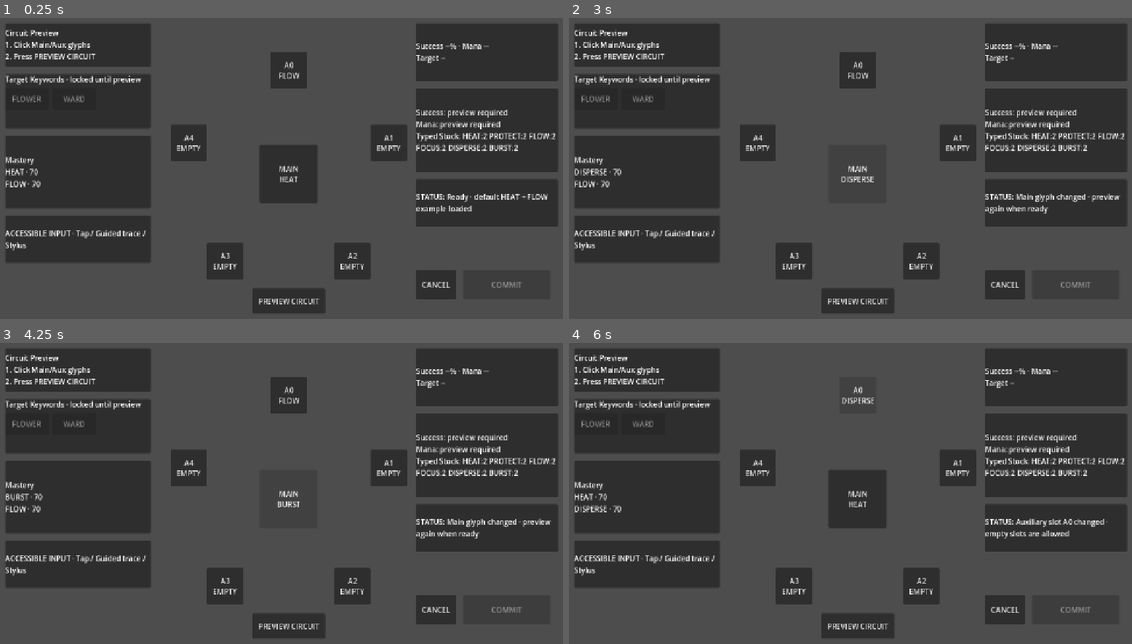
Above: before the commit, frames 1-4 (two rows, left to right).
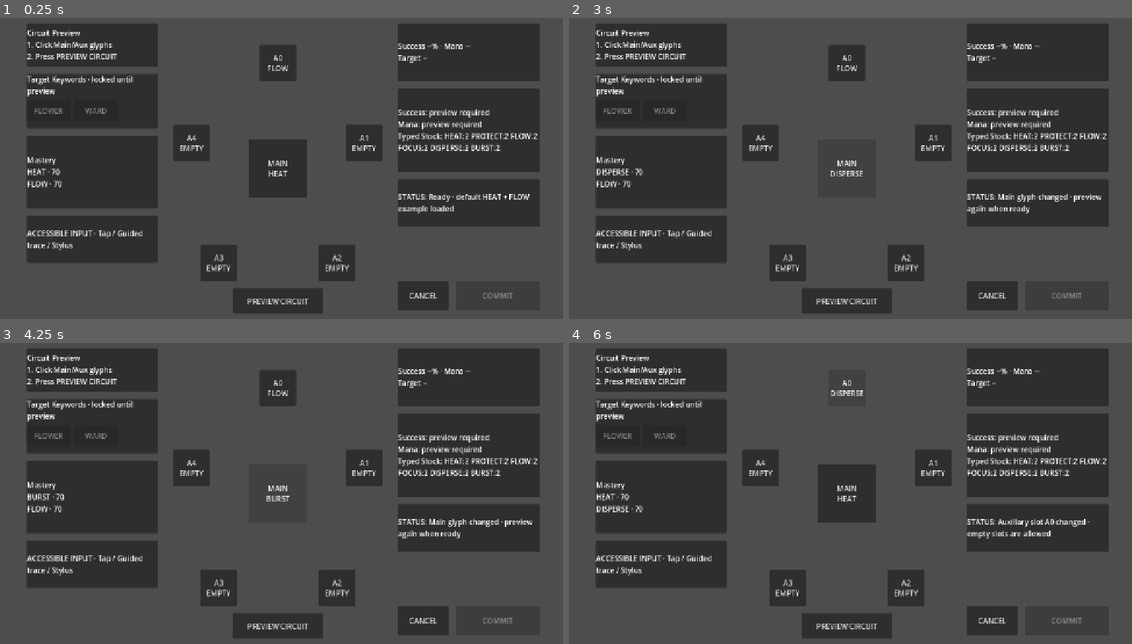
Above: after the commit, the same moments.

Repository: alsdmlals4-eng/GRIMOIRE-
Game: Godot game, scene res://src/ui/star_circuit_harness.tscn
Same seed, same stepped clock (60 frames per second), same inputs: the game is played once before the commit and once after it.
Inputs:
- Up to frame 1 (0.25 s): no input
- Up to frame 2 (3 s): click "MAIN HEAT" at 0.5 s; click "MAIN PROTECT" at 1.25 s; click "MAIN FLOW" at 2 s; click "MAIN FOCUS" at 2.75 s
- Up to frame 3 (4.25 s): click "MAIN DISPERSE" at 3.5 s
- Up to frame 4 (6 s): click "MAIN BURST" at 4.25 s; click "A0 FLOW" at 5 s; click "A0 FOCUS" at 5.75 s

The runs differ from the first frame. In frame 1, 16% of the frame differs, in the area x 1-99%, y 1-99%; in frame 2, 15%; in frame 3, 15%; in frame 4, 16%.

Commit message:
fix: anchor star harness layout to viewport safe areas

Diff:
--- a/src/ui/star_circuit_harness.tscn
+++ b/src/ui/star_circuit_harness.tscn
@@ -24,11 +24,15 @@
 grow_vertical = 2
 
 [node name="CenterGlyph" type="Button" parent="SafeArea"]
-layout_mode = 0
-offset_left = 576.0
-offset_top = 284.0
-offset_right = 704.0
-offset_bottom = 412.0
+layout_mode = 1
+anchor_left = 0.5
+anchor_top = 0.5
+anchor_right = 0.5
+anchor_bottom = 0.5
+offset_left = -64.0
+offset_top = -64.0
+offset_right = 64.0
+offset_bottom = 64.0
 custom_minimum_size = Vector2(48, 48)
 text = "MAIN\nHEAT"
 tooltip_text = "Click to cycle the main glyph"
@@ -43,54 +47,80 @@
 mouse_filter = 2
 
 [node name="Vertex0" type="Button" parent="SafeArea/StarVertices"]
-offset_left = 600.0
-offset_top = 80.0
-offset_right = 680.0
-offset_bottom = 160.0
+layout_mode = 1
+anchor_left = 0.5
+anchor_top = 0.5
+anchor_right = 0.5
+anchor_bottom = 0.5
+offset_left = -40.0
+offset_top = -272.0
+offset_right = 40.0
+offset_bottom = -192.0
 custom_minimum_size = Vector2(48, 48)
 text = "A0\nFLOW"
 tooltip_text = "Click to cycle optional auxiliary glyph 1 of 5"
 
 [node name="Vertex1" type="Button" parent="SafeArea/StarVertices"]
-offset_left = 820.0
-offset_top = 240.0
-offset_right = 900.0
-offset_bottom = 320.0
+layout_mode = 1
+anchor_left = 0.5
+anchor_top = 0.5
+anchor_right = 0.5
+anchor_bottom = 0.5
+offset_left = 150.0
+offset_top = -96.0
+offset_right = 230.0
+offset_bottom = -16.0
 custom_minimum_size = Vector2(48, 48)
 text = "A1\nEMPTY"
 tooltip_text = "Click to cycle optional auxiliary glyph 2 of 5"
 
 [node name="Vertex2" type="Button" parent="SafeArea/StarVertices"]
-offset_left = 740.0
-offset_top = 500.0
-offset_right = 820.0
-offset_bottom = 580.0
+layout_mode = 1
+anchor_left = 0.5
+anchor_top = 0.5
+anchor_right = 0.5
+anchor_bottom = 0.5
+offset_left = 90.0
+offset_top = 168.0
+offset_right = 170.0
+offset_bottom = 248.0
 custom_minimum_size = Vector2(48, 48)
 text = "A2\nEMPTY"
 tooltip_text = "Click to cycle optional auxiliary glyph 3 of 5"
 
 [node name="Vertex3" type="Button" parent="SafeArea/StarVertices"]
-offset_left = 460.0
-offset_top = 500.0
-offset_right = 540.0
-offset_bottom = 580.0
+layout_mode = 1
+anchor_left = 0.5
+anchor_top = 0.5
+anchor_right = 0.5
+anchor_bottom = 0.5
+offset_left = -170.0
+offset_top = 168.0
+offset_right = -90.0
+offset_bottom = 248.0
 custom_minimum_size = Vector2(48, 48)
 text = "A3\nEMPTY"
 tooltip_text = "Click to cycle optional auxiliary glyph 4 of 5"
 
 [node name="Vertex4" type="Button" parent="SafeArea/StarVertices"]
-offset_left = 380.0
-offset_top = 240.0
-offset_right = 460.0
-offset_bottom = 320.0
+layout_mode = 1
+anchor_left = 0.5
+anchor_top = 0.5
+anchor_right = 0.5
+anchor_bottom = 0.5
+offset_left = -230.0
+offset_top = -96.0
+offset_right = -150.0
+offset_bottom = -16.0
 custom_minimum_size = Vector2(48, 48)
 text = "A4\nEMPTY"
 tooltip_text = "Click to cycle optional auxiliary glyph 5 of 5"
 
 [node name="CircuitPreviewPanel" type="PanelContainer" parent="SafeArea"]
-offset_left = 16.0
+layout_mode = 1
+offset_left = 64.0
 offset_top = 16.0
-offset_right = 336.0
+offset_right = 352.0
 offset_bottom = 112.0
 
 [node name="Label" type="Label" parent="SafeArea/CircuitPreviewPanel"]
@@ -98,9 +128,10 @@
 autowrap_mode = 2
 
 [node name="TargetKeywordPanel" type="PanelContainer" parent="SafeArea"]
-offset_left = 16.0
+layout_mode = 1
+offset_left = 64.0
 offset_top = 128.0
-offset_right = 336.0
+offset_right = 352.0
 offset_bottom = 248.0
 
 [node name="Content" type="VBoxContainer" parent="SafeArea/TargetKeywordPanel"]
@@ -131,9 +162,10 @@
 tooltip_text = "Select the ward as the explicit target"
 
 [node name="MasteryPanel" type="PanelContainer" parent="SafeArea"]
-offset_left = 16.0
+layout_mode = 1
+offset_left = 64.0
 offset_top = 264.0
-offset_right = 336.0
+offset_right = 352.0
 offset_bottom = 424.0
 
 [node name="Label" type="Label" parent="SafeArea/MasteryPanel"]
@@ -141,9 +173,12 @@
 autowrap_mode = 2
 
 [node name="BreakdownPanel" type="PanelContainer" parent="SafeArea"]
-offset_left = 920.0
+layout_mode = 1
+anchor_left = 1.0
+anchor_right = 1.0
+offset_left = -352.0
 offset_top = 160.0
-offset_right = 1232.0
+offset_right = -40.0
 offset_bottom = 344.0
 
 [node name="Label" type="Label" parent="SafeArea/BreakdownPanel"]
@@ -151,9 +186,12 @@
 autowrap_mode = 2
 
 [node name="WarningPanel" type="PanelContainer" parent="SafeArea"]
-offset_left = 920.0
+layout_mode = 1
+anchor_left = 1.0
+anchor_right = 1.0
+offset_left = -352.0
 offset_top = 360.0
-offset_right = 1232.0
+offset_right = -40.0
 offset_bottom = 464.0
 
 [node name="Label" type="Label" parent="SafeArea/WarningPanel"]
@@ -161,9 +199,12 @@
 autowrap_mode = 2
 
 [node name="FinalPreviewPanel" type="PanelContainer" parent="SafeArea"]
-offset_left = 920.0
+layout_mode = 1
+anchor_left = 1.0
+anchor_right = 1.0
+offset_left = -352.0
 offset_top = 16.0
-offset_right = 1232.0
+offset_right = -40.0
 offset_bottom = 144.0
 
 [node name="Label" type="Label" parent="SafeArea/FinalPreviewPanel"]
@@ -172,30 +213,45 @@
 
 [node name="InsufficientManaState" type="PanelContainer" parent="SafeArea"]
 visible = false
-offset_left = 352.0
-offset_top = 16.0
-offset_right = 904.0
-offset_bottom = 72.0
+layout_mode = 1
+anchor_left = 0.5
+anchor_top = 0.5
+anchor_right = 0.5
+anchor_bottom = 0.5
+offset_left = -260.0
+offset_top = -166.0
+offset_right = 260.0
+offset_bottom = -110.0
 
 [node name="Label" type="Label" parent="SafeArea/InsufficientManaState"]
 text = "INSUFFICIENT MANA"
 horizontal_alignment = 1
+vertical_alignment = 1
+autowrap_mode = 2
 
 [node name="UnstableCircuitState" type="PanelContainer" parent="SafeArea"]
 visible = false
-offset_left = 352.0
-offset_top = 80.0
-offset_right = 904.0
-offset_bottom = 136.0
+layout_mode = 1
+anchor_left = 0.5
+anchor_top = 0.5
+anchor_right = 0.5
+anchor_bottom = 0.5
+offset_left = -260.0
+offset_top = -166.0
+offset_right = 260.0
+offset_bottom = -110.0
 
 [node name="Label" type="Label" parent="SafeArea/UnstableCircuitState"]
 text = "UNSTABLE CIRCUIT"
 horizontal_alignment = 1
+vertical_alignment = 1
+autowrap_mode = 2
 
 [node name="AccessibilityInputPanel" type="PanelContainer" parent="SafeArea"]
-offset_left = 16.0
+layout_mode = 1
+offset_left = 64.0
 offset_top = 440.0
-offset_right = 336.0
+offset_right = 352.0
 offset_bottom = 544.0
 
 [node name="Label" type="Label" parent="SafeArea/AccessibilityInputPanel"]
@@ -203,28 +259,43 @@
 autowrap_mode = 2
 
 [node name="PreviewButton" type="Button" parent="SafeArea"]
-offset_left = 560.0
-offset_top = 600.0
-offset_right = 720.0
-offset_bottom = 656.0
+layout_mode = 1
+anchor_left = 0.5
+anchor_top = 1.0
+anchor_right = 0.5
+anchor_bottom = 1.0
+offset_left = -100.0
+offset_top = -72.0
+offset_right = 100.0
+offset_bottom = -16.0
 custom_minimum_size = Vector2(48, 48)
 text = "PREVIEW CIRCUIT"
 tooltip_text = "Validate the selected star circuit before target selection"
 
 [node name="CancelButton" type="Button" parent="SafeArea"]
-offset_left = 920.0
-offset_top = 560.0
-offset_right = 1008.0
-offset_bottom = 624.0
+layout_mode = 1
+anchor_left = 1.0
+anchor_top = 1.0
+anchor_right = 1.0
+anchor_bottom = 1.0
+offset_left = -352.0
+offset_top = -88.0
+offset_right = -240.0
+offset_bottom = -24.0
 custom_minimum_size = Vector2(48, 48)
 text = "CANCEL"
 tooltip_text = "Cancel without resource mutation and reset the demo"
 
 [node name="CommitButton" type="Button" parent="SafeArea"]
-offset_left = 1024.0
-offset_top = 560.0
-offset_right = 1216.0
-offset_bottom = 624.0
+layout_mode = 1
+anchor_left = 1.0
+anchor_top = 1.0
+anchor_right = 1.0
+anchor_bottom = 1.0
+offset_left = -224.0
+offset_top = -88.0
+offset_right = -40.0
+offset_bottom = -24.0
 custom_minimum_size = Vector2(48, 48)
 disabled = true
 text = "COMMIT"
